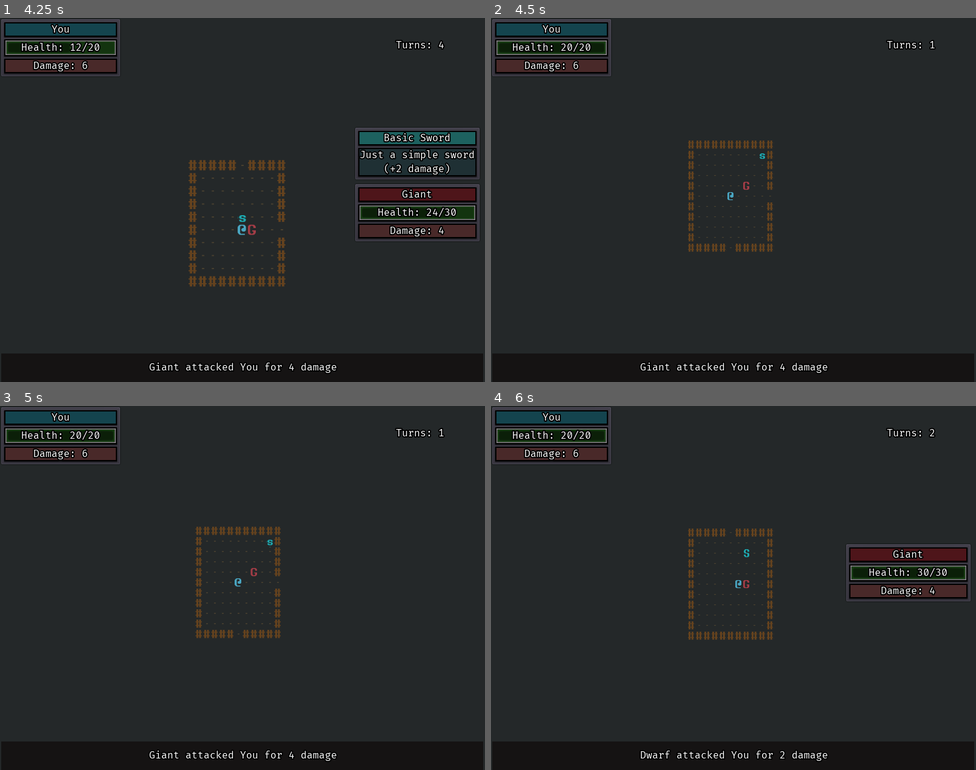
Above: before the commit, frames 1-4 (two rows, left to right).
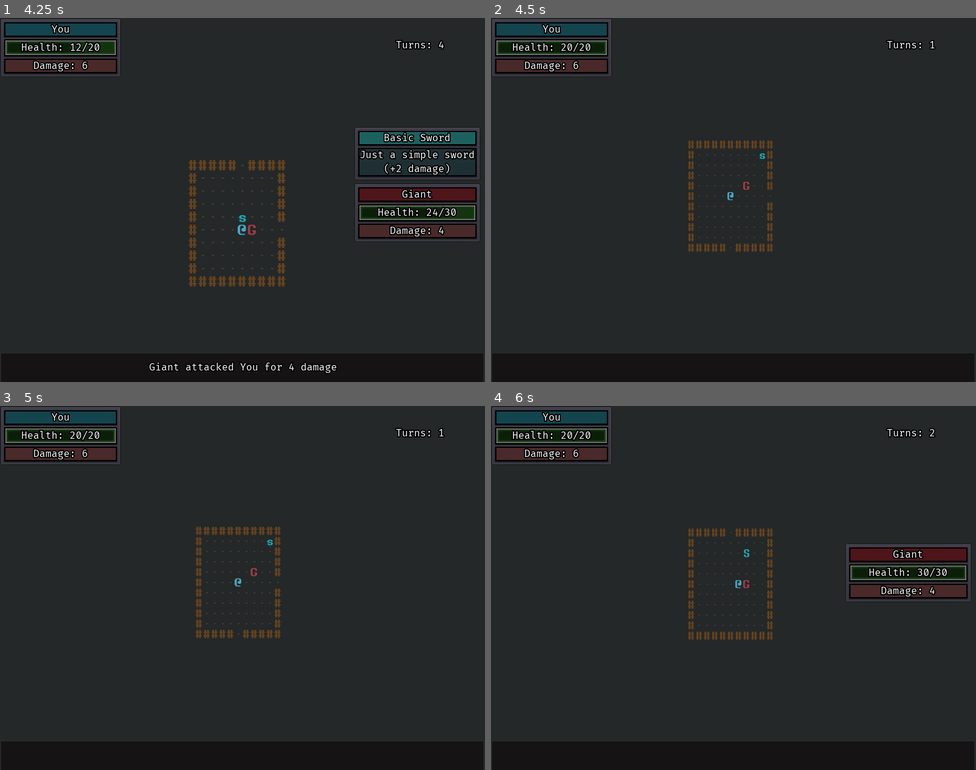
Above: after the commit, the same moments.

Repository: ZenCoderGames/ZRoguelikeGame
Game: Godot game, scene res://scene/main/MainScene.tscn
The game is run twice, just before and just after one commit, with the same random seed, the same clock (stepped at 60 frames per second) and the same inputs.
Inputs:
- Up to frame 1 (4.25 s): hold Right (move_right) 0.53-1.28 s; tap S (cam_move_down) at 0.6 s; tap Enter at 1.25 s; hold Down (move_down) 1.28-2.03 s; tap A (cam_move_left) at 1.35 s; tap R (reset_dungeon) at 2 s; hold Right (move_right) 2.03-2.78 s; tap D (cam_move_right) at 2.1 s; hold Up (move_up) 2.78-3.53 s; tap W (cam_move_up) at 2.85 s; hold Left (move_left) from 3.53 s (still down); tap Q (cam_zoom_in) at 3.6 s
- Up to frame 2 (4.5 s): keep holding Left (move_left); tap R (reset_dungeon) at 4.25 s; tap E (cam_zoom_out) at 4.35 s
- Up to frame 3 (5 s): keep holding Left (move_left)
- Up to frame 4 (6 s): tap R (reset_dungeon) at 5, 5.75 s; release Left (move_left) at 5.03 s; hold Down (move_down) 5.03-5.78 s; tap S (cam_move_down) at 5.1 s; hold Right (move_right) from 5.78 s (still down); tap A (cam_move_left) at 5.85 s

Frame 1 is identical in both runs. In frame 2, 0.2% of the frame differs, in the area x 30-70%, y 94-98%; in frame 3, 0.2%; in frame 4, 0.2%.

Commit message:
EquippedItems And Swapping Them

Diff:
--- a/entity/Dwarf.tscn
+++ b/entity/Dwarf.tscn
@@ -1,7 +1,7 @@
 [gd_scene load_steps=5 format=2]
 
 [ext_resource path="res://resource/curses_vector_24x36.png" type="Texture" id=1]
-[ext_resource path="res://scripts/battle/instance/EnemyCharacter.gd" type="Script" id=2]
+[ext_resource path="res://scripts/battle/instance/characters/EnemyCharacter.gd" type="Script" id=2]
 [ext_resource path="res://ui/battle/DamageText.tscn" type="PackedScene" id=3]
 
 [sub_resource type="AtlasTexture" id=1]
--- a/entity/Giant.tscn
+++ b/entity/Giant.tscn
@@ -2,7 +2,7 @@
 
 [ext_resource path="res://resource/curses_vector_24x36.png" type="Texture" id=1]
 [ext_resource path="res://ui/battle/DamageText.tscn" type="PackedScene" id=2]
-[ext_resource path="res://scripts/battle/instance/EnemyCharacter.gd" type="Script" id=3]
+[ext_resource path="res://scripts/battle/instance/characters/EnemyCharacter.gd" type="Script" id=3]
 
 [sub_resource type="AtlasTexture" id=1]
 flags = 4
--- a/entity/Player.tscn
+++ b/entity/Player.tscn
@@ -1,7 +1,7 @@
 [gd_scene load_steps=5 format=2]
 
 [ext_resource path="res://resource/curses_vector_24x36.png" type="Texture" id=1]
-[ext_resource path="res://scripts/battle/instance/PlayerCharacter.gd" type="Script" id=2]
+[ext_resource path="res://scripts/battle/instance/characters/PlayerCharacter.gd" type="Script" id=2]
 [ext_resource path="res://ui/battle/DamageText.tscn" type="PackedScene" id=3]
 
 [sub_resource type="AtlasTexture" id=1]
--- a/project.godot
+++ b/project.godot
@@ -62,7 +62,7 @@
 "base": "Node",
 "class": "Character",
 "language": "GDScript",
-"path": "res://scripts/battle/instance/Character.gd"
+"path": "res://scripts/battle/instance/characters/Character.gd"
 }, {
 "base": "Reference",
 "class": "CharacterData",
@@ -97,7 +97,12 @@
 "base": "Character",
 "class": "EnemyCharacter",
 "language": "GDScript",
-"path": "res://scripts/battle/instance/EnemyCharacter.gd"
+"path": "res://scripts/battle/instance/characters/EnemyCharacter.gd"
+}, {
+"base": "Reference",
+"class": "Equipment",
+"language": "GDScript",
+"path": "res://scripts/battle/instance/characters/Equipment.gd"
 }, {
 "base": "Node",
 "class": "EquippedItemUI",
@@ -122,7 +127,7 @@
 "base": "Character",
 "class": "PlayerCharacter",
 "language": "GDScript",
-"path": "res://scripts/battle/instance/PlayerCharacter.gd"
+"path": "res://scripts/battle/instance/characters/PlayerCharacter.gd"
 }, {
 "base": "Reference",
 "class": "Stat",
@@ -163,6 +168,7 @@
 "DungeonDataManager": "",
 "DungeonRoom": "",
 "EnemyCharacter": "",
+"Equipment": "",
 "EquippedItemUI": "",
 "Item": "",
 "ItemData": "",
--- a/resource/items.json
+++ b/resource/items.json
@@ -6,6 +6,7 @@
 			"description": "Just a simple sword\n(+2 damage)",
 			"path": "entity/items/Item_BasicSword.tscn",
 			"type": "EQUIPABLE",
+			"slot": "WEAPON",
 			"stats": [
 				{
 					"type": "DAMAGE",
@@ -19,6 +20,7 @@
 			"description": "A heavier more powerful sword\n(+4 damage)",
 			"path": "entity/items/Item_HeavySword.tscn",
 			"type": "EQUIPABLE",
+			"slot": "WEAPON",
 			"stats": [
 				{
 					"type": "DAMAGE",
@@ -33,6 +35,7 @@
 			"description": "Simple clothing to protect you\n(+1 armor)",
 			"path": "entity/items/Item_ClothArmor.tscn",
 			"type": "EQUIPABLE",
+			"slot": "BODY",
 			"stats": [
 				{
 					"type": "ARMOR",
@@ -41,6 +44,7 @@
 			]
 		},
 		{
+			"#disable": true,
 			"id": "HEALTH_POTION_00",
 			"name": "Small Health Potion (Consumable)",
 			"description": "A tiny health potion\n(+10 health)",
@@ -54,6 +58,7 @@
 			]
 		},
 		{
+			"#disable": true,
 			"id": "HEALTH_UPGRADE_00",
 			"name": "Blessing of health (Perk)",
 			"description": "A boost to base health\n(+10 max health)",
--- a/scripts/battle/data/items/ItemData.gd
+++ b/scripts/battle/data/items/ItemData.gd
@@ -21,6 +21,7 @@
 var statDataList:Array
 var statModifierDataList:Array
 var actionDataList:Array
+var slot:int
 
 enum ITEM_TYPE { EQUIPABLE, CONSUMABLE }
 var type:int
@@ -37,6 +38,13 @@
 		type = ITEM_TYPE.get(itemType)
 	else:
 		print("ERROR: Invalid Item Type - ", itemType)
+
+	if itemDataJS.has("slot"):
+		var slotType = itemDataJS["slot"]
+		if Constants.ITEM_EQUIP_SLOT.has(slotType):
+			slot = Constants.ITEM_EQUIP_SLOT.get(slotType)
+		else:
+			print("ERROR: Invalid Slot Type - ", slotType)
 
 	if itemDataJS.has("stats"):
 		var statDataJSList = itemDataJS["stats"]
--- a/scripts/battle/instance/Character.gd
+++ b/scripts/battle/instance/characters/Character.gd
@@ -14,6 +14,8 @@
 var stats:Array = []
 var actions:Array = []
 var items:Array = []
+var equippedItems:Array = []
+var equippedSlots:Dictionary = {}
 
 var currentRoom = null
 var prevRoom = null
@@ -25,6 +27,7 @@
 signal OnDeath()
 signal OnItemPicked(item)
 signal OnItemEquipped(item)
+signal OnItemUnEquipped(item)
 
 var originalColor:Color
 
@@ -51,6 +54,9 @@
 
 	actions.sort_custom(self, "sort_actions_by_priority")
 
+	equippedSlots[Constants.ITEM_EQUIP_SLOT.WEAPON] = null
+	equippedSlots[Constants.ITEM_EQUIP_SLOT.BODY] = null
+
 func sort_actions_by_priority(a, b):
 	return a.actionData.priority >= b.actionData.priority
 
@@ -90,7 +96,7 @@
 		if stat.type == statType:
 			statValue = statValue + stat.value
 	# iterate through items
-	for item in items:
+	for item in equippedItems:
 		for statData in item.data.statDataList:
 			if statData.type == statType:
 				statValue = statValue + statData.value
@@ -104,7 +110,7 @@
 		if stat.type == statType:
 			statBaseValue = statBaseValue + stat.baseValue
 	# iterate through items
-	for item in items:
+	for item in equippedItems:
 		for statData in item.data.statDataList:
 			if statData.type == statType:
 				statBaseValue = statBaseValue + statData.baseValue
@@ -148,22 +154,20 @@
 # For testing when player goes over, they get the item
 func add_item(itemToAdd):
 	items.append(itemToAdd)
-	itemToAdd.activate(self)
 	emit_signal("OnItemPicked", itemToAdd)
+
 	var itemInstance = itemToAdd as Item
-	if !itemInstance.is_consumable():
-		emit_signal("OnItemEquipped", itemToAdd)
-
-# NOT Used Yet
-func remove_item(itemToRemove):
-	var matchingItems:Array = []
-	for item in items:
-		if item == itemToRemove:
-			matchingItems.append(itemToRemove)
-			itemToRemove.deactivate(self)
-
-	for item in matchingItems:
-		items.erase(item)
+	if itemInstance.is_consumable():
+		itemToAdd.activate(self)
+	else:
+		var slotType:int = itemToAdd.data.slot
+		if equippedSlots[slotType] != null:
+			equippedItems.erase(equippedSlots[slotType])
+			emit_signal("OnItemUnEquipped", equippedSlots[slotType])
+
+		equippedItems.append(itemInstance)
+		equippedSlots[slotType] = itemInstance
+		emit_signal("OnItemEquipped", itemInstance)
 
 # COMBAT
 func attack(entity):
--- /dev/null
+++ b/scripts/battle/instance/characters/Equipment.gd
@@ -0,0 +1 @@
+class_name Equipment
--- a/scripts/battle/ui/BattleUI.gd
+++ b/scripts/battle/ui/BattleUI.gd
@@ -124,3 +124,4 @@
 		infoObject.queue_free()
 
 	infoPanelObjects.clear()
+	detailsLabel.text = ""
--- a/scripts/battle/ui/CharacterUI.gd
+++ b/scripts/battle/ui/CharacterUI.gd
@@ -21,6 +21,8 @@
 var originalHealthBarColor:Color
 var character:Character
 
+var equippedItems:Dictionary = {}
+
 func _ready():
 	originalHealthBarColor = healthBar.self_modulate
 
@@ -30,6 +32,7 @@
 	descLabel.text = str("Damage: ", character.get_damage())
 	character.connect("OnStatChanged", self, "_on_stat_changed")
 	character.connect("OnItemEquipped", self, "_on_item_equipped")
+	character.connect("OnItemUnEquipped", self, "_on_item_unequipped")
 	if character.team == Constants.TEAM.PLAYER:
 		nameBg.color = playerTintColor
 	elif character.team == Constants.TEAM.ENEMY:
@@ -48,7 +51,14 @@
 	var newItemUI = EquippedItemUI.instance()
 	listContainer.add_child(newItemUI)
 	newItemUI.init(item)
-	_update_ui()
+	equippedItems[item] = newItemUI
+	_on_stat_changed(character)
+
+func _on_item_unequipped(item):
+	if equippedItems.has(item):
+		listContainer.remove_child(equippedItems[item])
+		equippedItems.erase(item)
+	_on_stat_changed(character)
 
 func _update_ui():
 	healthLabel.text = str("Health: ", character.get_health(), "/", character.get_max_health())
--- a/scripts/battle/ui/ItemUI.gd
+++ b/scripts/battle/ui/ItemUI.gd
@@ -7,8 +7,8 @@
 
 var item:Item
 
-func init(entityObj):
-	item = entityObj as Item
+func init(itemInstance):
+	item = itemInstance
 	nameLabel.text = item.get_display_name()
 	descLabel.text = item.get_description()
 
--- a/scripts/library/Constants.gd
+++ b/scripts/library/Constants.gd
@@ -12,6 +12,9 @@
 
 enum TEAM { NONE, PLAYER, ENEMY, NPC }
 enum RELATIVE_TEAM { ANY, ALLY, ENEMY }
+
+# PLAYER
+enum ITEM_EQUIP_SLOT { NONE, WEAPON, BODY }
 
 # GROUPS
 const pc: String = "pc"
Renamed: scripts/battle/instance/EnemyCharacter.gd -> scripts/battle/instance/characters/EnemyCharacter.gd
Renamed: scripts/battle/instance/PlayerCharacter.gd -> scripts/battle/instance/characters/PlayerCharacter.gd
